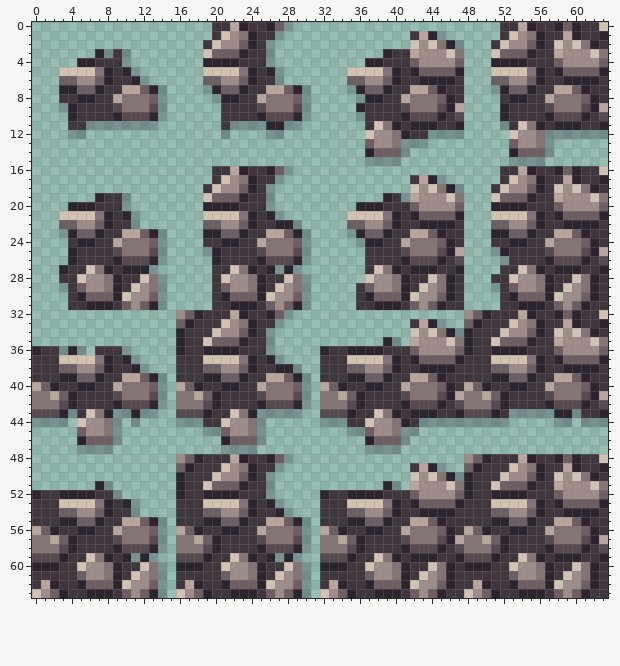
Two versions of one pixel-art file, game/art-src/terrain/aseprite/cobbles.aseprite. Above: the version before the commit.
64x64 pixels, 1 frame.
Now the later version:
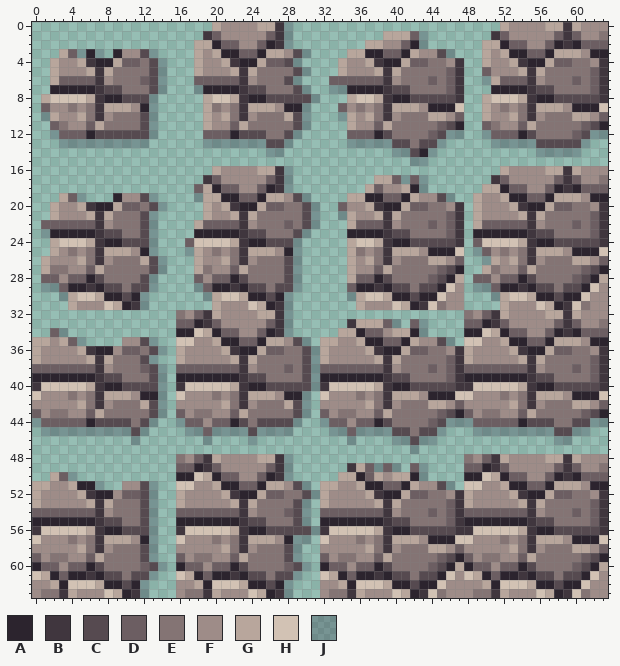
Palette (. is transparent): A #2c242e  B #40363e  C #564a50  D #6c5e62  E #847474  F #9e8c88  G #b8a69c  H #d2c2b4  J #140a263c
Change:
Changed rows in their new state; - is an unchanged pixel.
first column x 0:
 0 --------------------GFFFFGGB------------------------GFFFFGGBGFFF
 1 -------------------BDF-FFFDBJ----------GGGDJ..-----BDF-FFFDBDFFE
 2 ------------------GGADDFFDABJ--------GGFFDAJ....--GGADDFFDABADDD
 3 ---GDJAJ.AFFCJ----GFGAADDAGGFCJ----GGAADDA---CJ.--GFGAADDA-GG-AA
 4 --GFFGBAAGDDECJ---GFFGBAAGDDCJ----GFFGBAAG-DEE-B--GFFGBAAG-DEE-B
 5 --GFFFGBGEEEECJ---GFFFGBGEEEECJ---GFFFGBGEEEEE-B--DFFFGBGEEEEE-B
 6 --G--DDBFEEEDCJ---D--DDBFEEECJ---DD--DDBFEEEDED---JG-DDBFEEEDED-
 7 --A--AABCCEEEC----JA-AABCCEEEC---JJA-AABCCEEEED----A-AABCCEEEED-
 8 -GHHHHG-AACCCJ.----GHHG-AACCCCCJ---GHHG-AACCCCC---GHHHG-AACCCCC-
 9 -DFFEFE-GGGFAJ.----GEFE-GGGFAA----DFEFE-GGGFAA-H--GFEFE-GGGFAA-H
10 -JGFFGE-FEEE-J.----GFGE-FEEEGC----JGFGE-FEEEGGFD--GFFGE-FEEEGGFD
11 --DEFFDGEEEEC------GFFDGEEEEECJ----GFFDGEEEEEDC---DEFFDGEEEEEDC-
12 --JDDDACCCCCCJ-----DDDACCCEECJ-----DDDAC-EEEDC----JDDDAC-EEEDC--
13 ---JJJJJJJJJJ------JJJJJJJCCJ------JJJJJCCECCJ-----JJJJJCCCCCJ--
14 --------------------------JJ---------...J-CAJ--------...J-JJJ---
15 -------------------------------------....-JJ---------....-------
16 --------------------GFFFFGGB------------------------GFFFFGGBGFFF
17 -------------------BDF-FFFDBJ---------GGDJDJ..-----BDF-FFFDBDFFE
18 ------------------DGADDFFDABJ--------GDFFGAJ....--GGADDFFDABADDD
19 ---GDJ-..AFFCJ----JGGAADDAGGFCJ----GGAADDA---CJ.-GFFGAADDA-GG-AA
20 --GFFGBAAGDDECJ----GFGBAAGDDEECJ--DFFGBAAG-DEE-B-GFFFGBAAG-DEE-B
21 --GFFFGBGEEECJ-----GFFGBGEEEEECJ--JGFFGBGEEEEE-B-GFFFFGBGEEEEE-B
22 -DD--DDBFEEECJ----G--DDBFEEEDECJ---G-DDBFEEEDED--GD--DDBFEEEDED-
23 -JAA-AABCCEECJ.---A--AABCCEEEC-----A-AABCCEEEED--AA--AABCCEEEED-
24 --GHHHG-AACCCJ.--DHHHHG-AACCCJ.----GHHG-AACCCCC--DHHHHG-AACCCCC-
25 --GFEFE-GGGFAJ.--JGFEFE-GGGFAJ.----GEFE-GGGFAA-H-JDFEFE-GGGFAA-H
26 -GFFFGE-FEEEGC----GFFGE-FEEE-J.----GFGE-FEEEGGFD--JGFGE-FEEEGGFD
27 -GEEFFDGEEEEECJ---GEFFDGEEEEC------GFFDGEEEEEDC---GEFFDGEEEEEDC-
28 -DDFDDAC-EEECJ.---DFDDAC-EEECJ.----GDDAC-EEEDC-G-DDFDDAC-EEEDC-G
29 -JJDAABACCECCJ.---JDAABACCECCJ.----DAABACCECCAHF-JJDAABACCECCAHF
30 ---JGHHGA-CAJ..----JGHHGA-CAJ..----JGHHGA-CAAHFF---JGHHGA-CAAHFF
31 ----GFFFHGABJ..-----GFFFHGABJ..-----GFFFHGABHEFF----GFFFHGABHEFF
32 ----------------EFD-GFFFFGGB--------------------EFD-GFFFFGGBGFFF
33 -----------------DA-DF-FFFDBJ------BGGGDJ-DJ..---DA-DF-FFFDBDFFE
34 --DJ-------------AHGADDFFDABJ-----GGADDFGGAJ....-AHGADDFFDABADDD
35 GGFGDJ----FFCJ--HHFFGAADDAGGFCJ-GGFFGAADDA---CJ.HHFFGAADDA-GG-AA
36 GFFFFGBAAFDDECJ-GFFFFGBAAGDDEECJGFFFFGBAAG-DEE-BGFFFFGBAAG-DEE-B
37 GFFFFFGBGEEECJ--GFFFFFGBGEEEEECJGFFFFFGBGEEEEE-BGFFFFFGBGEEEEE-B
38 DDD--DDBFEEEDCJ-DDD--DDBFEEEDECJDDD--DDBFEEEDED-DDD--DDBFEEEDED-
39 AAA--AABCCEEEC--AAA--AABCCEEEECJAAA--AABCCEEEED-AAA--AABCCEEEED-
40 BHHHHHG-AACCCC--BHHHHHG-AACCCCCJBHHHHHG-AACCCCC-BHHHHHG-AACCCCC-
41 HFFFEFE-GGGFAA--HFFFEFE-GGGFAA--HFFFEFE-GGGFAA-HHFFFEFE-GGGFAA-H
42 FFFFFGE-FEEEGC--FFFFFGE-FEEEGC--FFFFFGE-FEEEGGFDFFFFFGE-FEEEGGFD
43 DFEEFFDGEEEEECJ-DFEEFFDGEEEEECJ-DFEEFFDGEEEEEDC-DFEEFFDGEEEEEDC-
44 -DDDDDACCCCECJ---DDFDDAC-CCCCJ---DDFDDAC-EEEDC---DDDDDACCCEECC--
45 -JJJJJJJJ-JCJ----JJD-JJJC-JJJ----JJD-JJJCCECCJ---JJJJJJJJJCCJJ--
46 -----.....-J-------J-...J.---------J-...J-CJJ-------------JJ----
47 -----....------------....------------....-J---------------------
48 ----------------EFD-GFFFFGGB--------------------EFD-GFFFFGGBGFFF
49 -----------------DA-DF-FFFDBJ------BGDJDJ-DJ..---DA-DF-FFFDBDFFE
50 --GDJ------------AHGADDFFDABJ-----GGADGFGGAJ....-AHGADDFFDABADDD
51 GGFFGAAJ.-FFCJ--HHFFGAADDAGGFCJ-GGFFGAADDA---CJ.HHFFGAADDA-GG-AA
52 GFFFFGBAAFDDCJ--GFFFFGBAAGDDEECJGFFFFGBAAG-DEE-BGFFFFGBAAG-DEE-B
53 GFFFFFGBGEEECJ--GFFFFFGBGEEEECJ-GFFFFFGBGEEEEE-BGFFFFFGBGEEEEE-B
54 DDD--DDBFEEECJ--DDD--DDBFEEEDCJ-DDD--DDBFEEEDED-DDD--DDBFEEEDED-
55 AAA--AABCCEECJ.-AAA--AABCCEEEC--AAA--AABCCEEEED-AAA--AABCCEEEED-
56 BHHHHHG-AACCCJ.-BHHHHHG-AACCCCCJBHHHHHG-AACCCCC-BHHHHHG-AACCCCC-
57 HFFFEFE-GGGFAJ.-HFFFEFE-GGGFAJ--HFFFEFE-GGGFAA-HHFFFEFE-GGGFAA-H
58 FFFFFGE-FEEE-J.-FFFFFGE-FEEE-J.-FFFFFGE-FEEEGGFDFFFFFGE-FEEEGGFD
59 DFEEFFDGEEEEC---DFEEFFDGEEEEC---DFEEFFDGEEEEEDC-DFEEFFDGEEEEEDC-
60 -DDFDDAC-EEEDC---DDFDDAC-EEEDC---DDFDDAC-EEEDC-G-DDFDDAC-EEEDC-G
61 HGADAABACCECCJ.-HGADAABACCECCJ.-HGADAABACCECCAHFHGADAABACCECCAHF
62 FFGAHHHGA-CAJ..-FFGAHHHGA-CAJ..-FFGAHHHGA-CAAHFFFFGAHHHGA-CAAHFF
63 FEEBGFFFHGABJ..-FEEBGFFFHGABJ..-FEEBGFFFHGABHEFFFEEBGFFFHGABHEFF
Pixel boxes of the changes (left, top, right, bottom) in both pictures:
changed: (32, 22, 608, 598)
